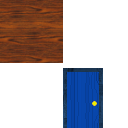
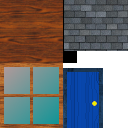
The second 128 x 128 image is a revision of the first. Changes to its layers:
added layer "Window" above "Window Frame" over bbox(0, 63, 63, 128)
added layer "Window Frame" above "Roof" over bbox(0, 63, 63, 128)
added layer "Roof" above "Black" over bbox(64, 0, 128, 51)
added layer "Black" above "wallTexture" over bbox(63, 0, 77, 63)
